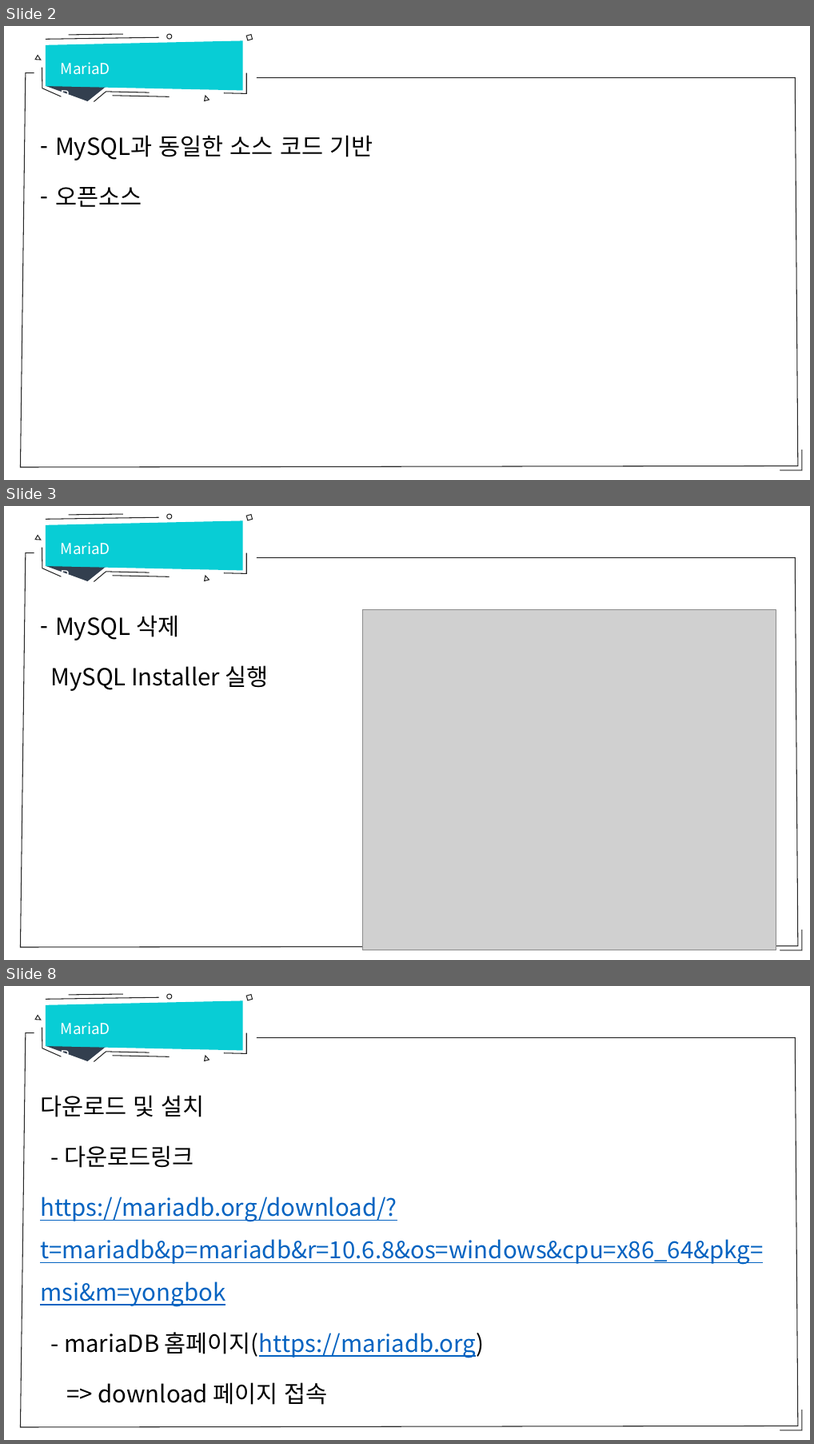
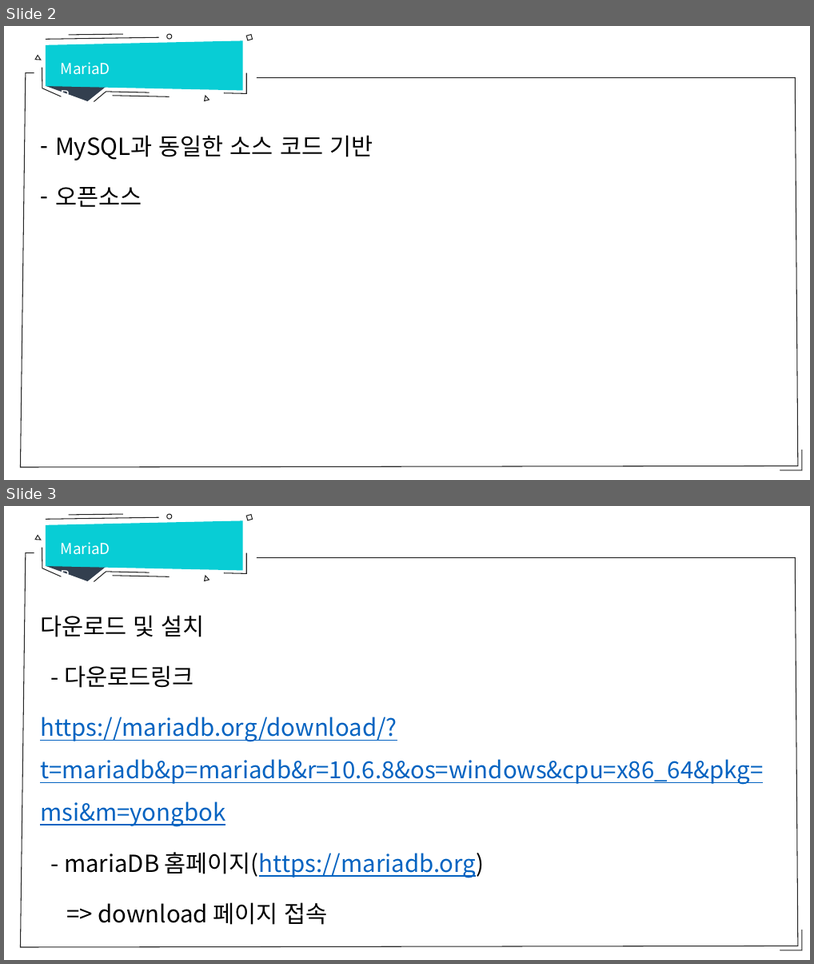
Before and after one commit to hitxid/openDatabase, a slide deck: database/mariadb설치.pptx. Shown one above the other, each under a label of ours: slides 2, 3 and 8 before the commit, slides 2 and 3 after it; the slides between them are not shown. The pictures are 814x1444 and 814x964 pixels, drawn with LibreOffice and Linux fonts; fonts in the diff are those of the drawing; grey boxes stand for pictures. Boxes give left, top, right and bottom in pixels: in the first picture for what was removed or moved away, otherwise in the second. Text is boxed around its words. In the diff, an @@ line names an element or a change of style, - is before the commit and + after.

```diff
--- a/database/mariadb설치.pptx
+++ b/database/mariadb설치.pptx
@@ slide 3 removed at (4, 506, 810, 960), background #FFFFFF; not listed: 14 template elements that a slide beside it also shows @@
@@ text removed at (55, 527, 126, 557) @@
-MariaDB
@@ text removed at (50, 615, 269, 691) @@
-– MySQL 삭제
-MySQL Installer 실행
@@ picture removed at (362, 609, 777, 949) @@
@@ what was slide 8 is now slide 3 @@
```
Also in this commit, not shown: 1 slide changed, 4 other slides removed.
